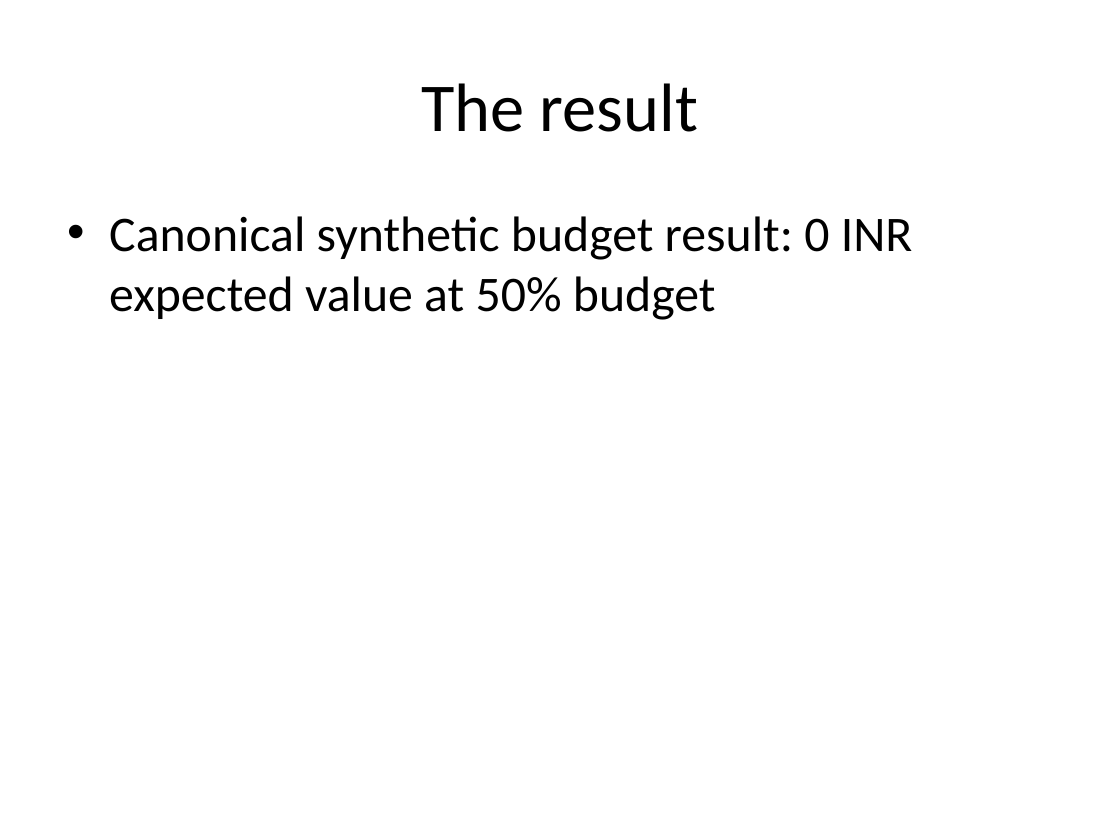
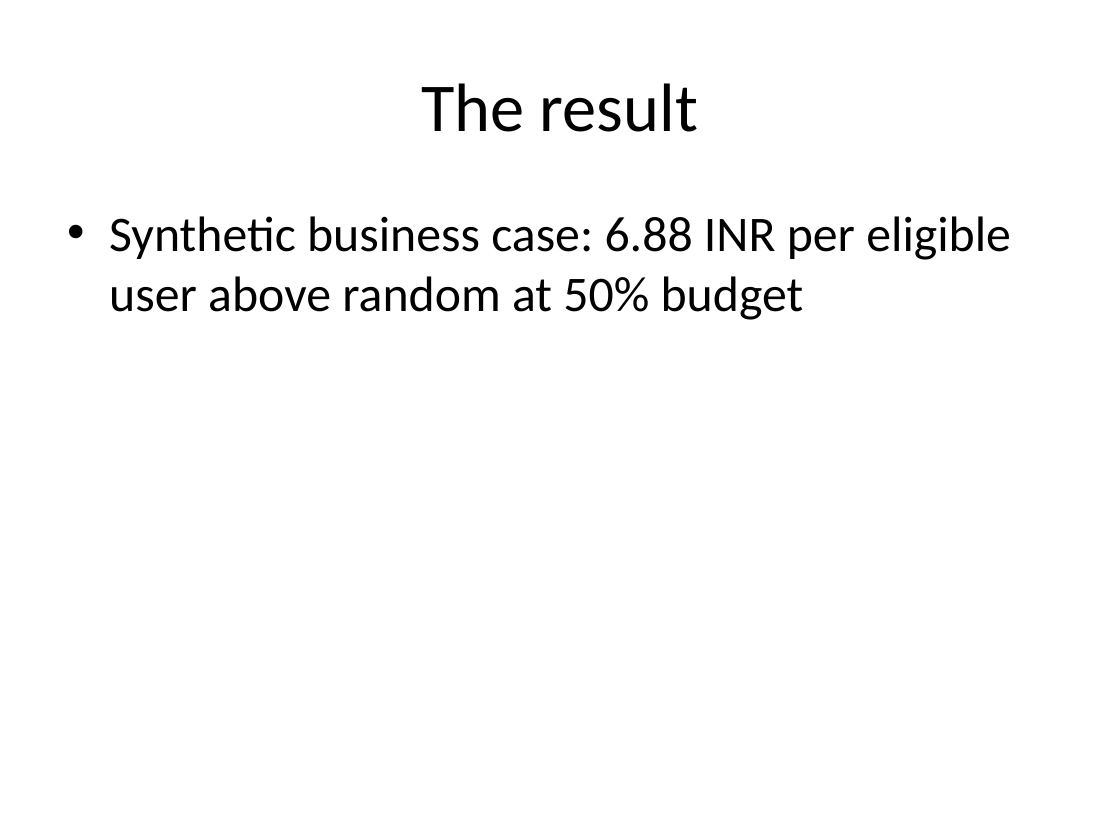
Before and after one commit to darKKnight14110/incentive-decision-engine, a slide deck: slide 4 of reports/interview_deck.pptx. Drawn at 1120x840 pixels with LibreOffice and Linux fonts; fonts in the diff are those of the drawing. Boxes give left, top, right and bottom in pixels: in the first picture for what was removed or moved away, otherwise in the second. Text is boxed around its words. In the diff, an @@ line names an element or a change of style, - is before the commit and + after.

Commit message:
add defensible synthetic business case

```diff
--- a/reports/interview_deck.pptx
+++ b/reports/interview_deck.pptx
@@ text at box(109, 216, 1011, 320): text changed @@
-• Canonical synthetic budget result: 0 INR expected value at 50% budget
+• Synthetic business case: 6.88 INR per eligible user above random at 50% budget
```
Also in this commit, not shown: 26 other files.
